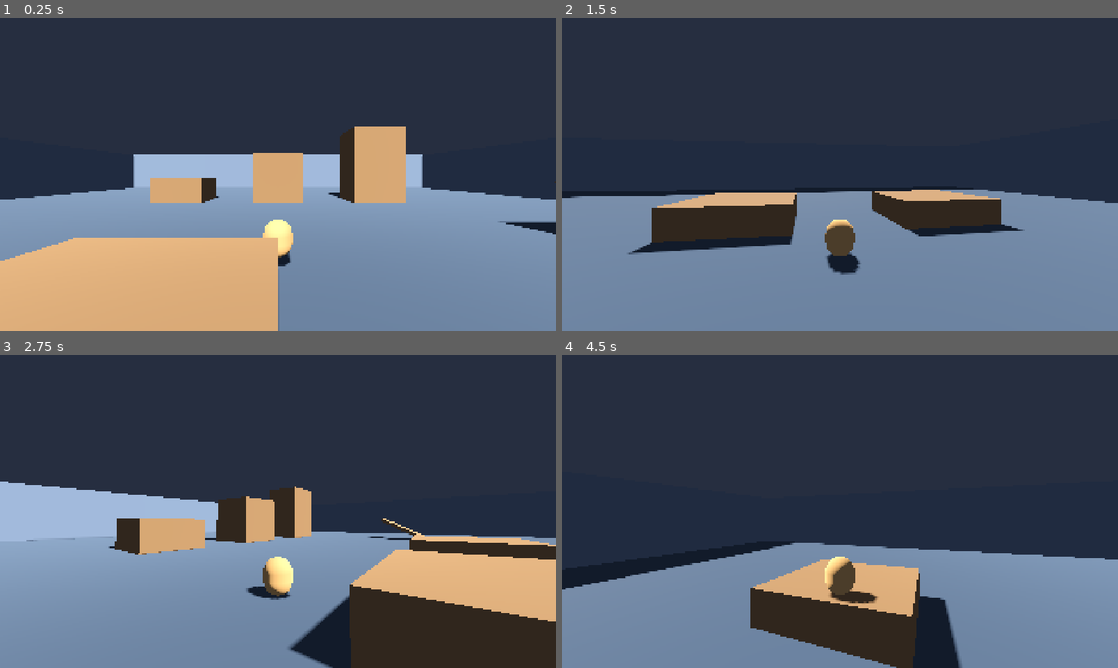
Above: before the commit, frames 1-4 (two rows, left to right).
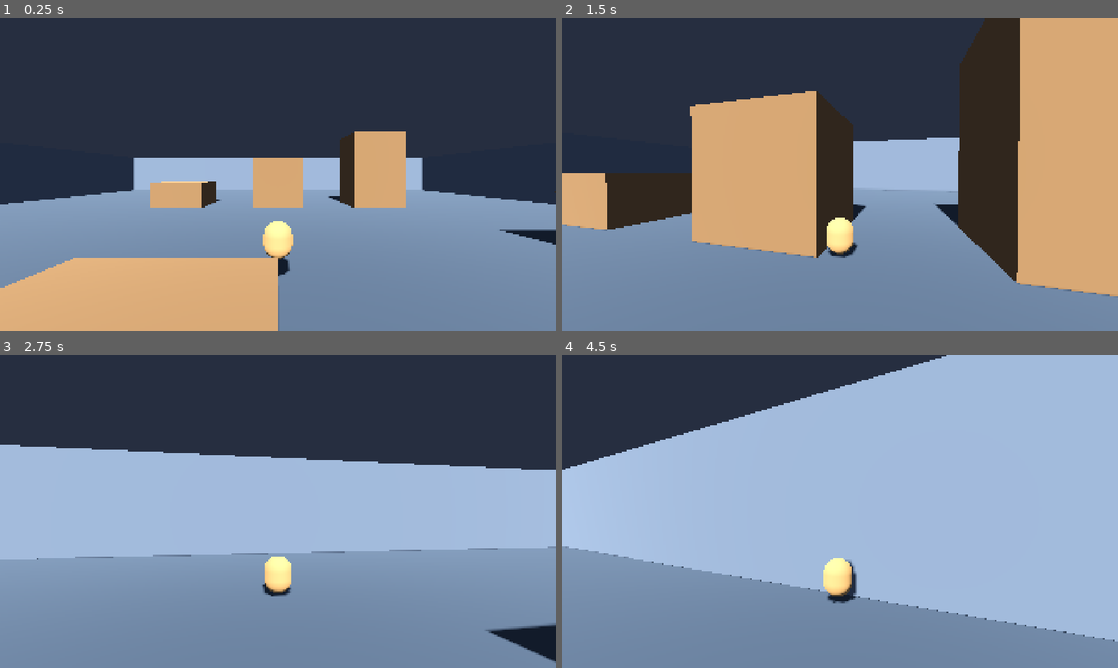
Above: after the commit, the same moments.

Repository: eldritch-dream/floaty_dog_knight
Game: Godot game, scene res://scenes/world/test_room.tscn
Two runs of this game, one before a commit and one after it. Both use one fixed random seed, a clock stepped at 60 frames per second and the inputs below.
Inputs (mouse positions are in pixels of both pictures, inside the frame that each line leads up to):
- Up to frame 1 (0.25 s): no input
- Up to frame 2 (1.5 s): tap Enter at 0.5 s; move the mouse to (867, 174) at 0.52 s; hold W (move_forward) from 0.53 s (still down); tap Shift (dash) at 0.6 s; click (867, 174) at 0.67 s; tap Space (jump) at 0.77 s; move the mouse to (812, 174) at 1.27 s; tap Alt at 1.35 s
- Up to frame 3 (2.75 s): keep holding W (move_forward); tap Space (jump) at 1.52 s; move the mouse to (289, 505) at 2.02 s; tap Ctrl at 2.1 s
- Up to frame 4 (4.5 s): keep holding W (move_forward); move the mouse to (834, 517) at 2.77 s; tap Shift (dash) at 2.85 s; click (834, 517) at 2.92 s; tap Space (jump) at 3.02, 3.77 s; move the mouse to (878, 514) at 3.52 s; tap Alt at 3.6 s; move the mouse to (795, 508) at 4.27 s; tap Ctrl at 4.35 s

The runs differ from the first frame. In frame 1, 5.9% of the frame differs, in the area x 0-100%, y 34-87%; in frame 2, 46%; in frame 3, 41%; in frame 4, 72%, in the area x 0-100%, y 0-100%.

Commit message:
Fix camera spinning during ground movement, increase jump floatiness
- CameraRig: set top_level=true so it doesn't inherit player Y rotation
- CameraRig: manually follows player position in _physics_process
- Breaks the feedback loop: player rotate → camera rotate → wrong direction
- Tuned GameConfig: gravity_scale 1.5→1.2, fall_multiplier 2.5→2.0,
  float_drag 0.92→0.88 for floatier initial jump
- All 33 GUT tests pass

Diff:
--- a/resources/config/default_config.tres
+++ b/resources/config/default_config.tres
@@ -6,10 +6,10 @@
 script = ExtResource("1")
 move_speed = 10.0
 jump_velocity = 12.0
-gravity_scale = 1.5
-fall_multiplier = 2.5
+gravity_scale = 1.2
+fall_multiplier = 2.0
 air_friction = 0.98
-float_drag = 0.92
+float_drag = 0.88
 dash_speed = 25.0
 dash_duration = 0.2
 dash_cooldown = 0.8
--- a/scripts/player/camera_rig.gd
+++ b/scripts/player/camera_rig.gd
@@ -1,19 +1,34 @@
 class_name CameraRig
 extends Node3D
 ## Over-the-shoulder camera rig. Handles mouse + stick input for orbiting.
-## Child of the player — follows automatically. Contains SpringArm3D + Camera3D.
+## Uses top_level = true so it does NOT inherit the player's Y rotation.
+## Manually follows the player's position each frame.
 
 var config: GameConfig
 
 ## Internal pitch tracker (radians).
 var _pitch: float = 0.0
 
+## Reference to the player we're following.
+var _target: Node3D
+
 
 func setup(game_config: GameConfig, spring_arm: SpringArm3D) -> void:
 	config = game_config
+	_target = get_parent()
+	# Detach from player's transform so player rotation doesn't spin us.
+	top_level = true
+	# Initialize position to player's position.
+	global_position = _target.global_position
 	spring_arm.spring_length = config.camera_distance
 	# Offset the spring arm upward for over-the-shoulder feel.
 	spring_arm.position.y = config.camera_height
+
+
+func _physics_process(_delta: float) -> void:
+	# Follow the player's position without inheriting rotation.
+	if _target:
+		global_position = _target.global_position
 
 
 func handle_mouse_input(event: InputEventMouseMotion) -> void:
--- a/scripts/systems/game_config.gd
+++ b/scripts/systems/game_config.gd
@@ -14,13 +14,13 @@
 ## Initial upward velocity when jumping.
 @export var jump_velocity: float = 12.0
 ## Multiplier applied to project gravity. Higher = heavier feel.
-@export var gravity_scale: float = 1.5
+@export var gravity_scale: float = 1.2
 ## Extra gravity multiplier when falling (velocity.y < 0).
-@export var fall_multiplier: float = 2.5
+@export var fall_multiplier: float = 2.0
 ## Per-frame velocity retention while airborne (0-1). 1 = no friction.
 @export var air_friction: float = 0.98
 ## Drag applied during the float state to slow descent. Lower = floatier.
-@export var float_drag: float = 0.92
+@export var float_drag: float = 0.88
 
 # ── Dash ─────────────────────────────────────────────────────────────
 @export_group("Dash")
